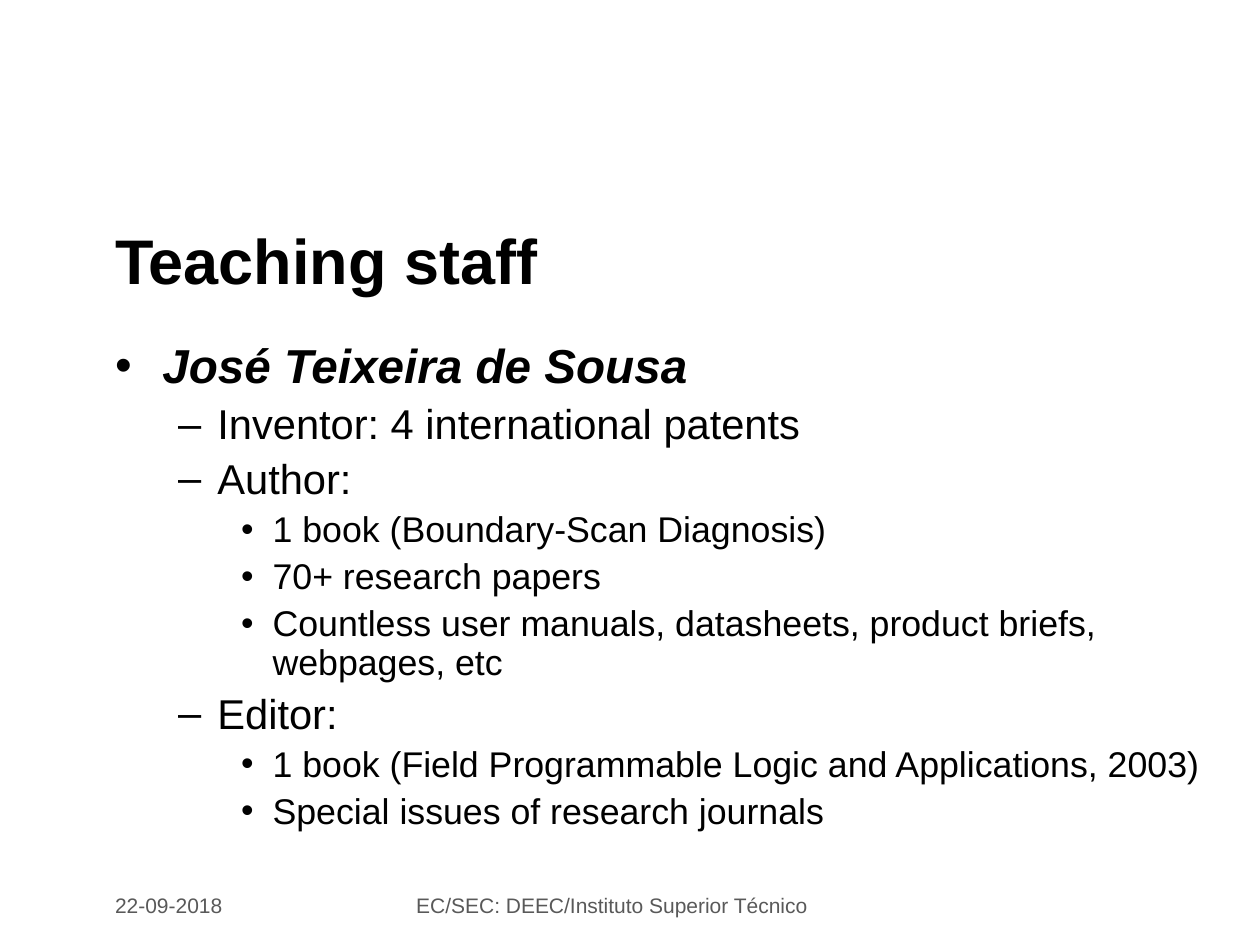
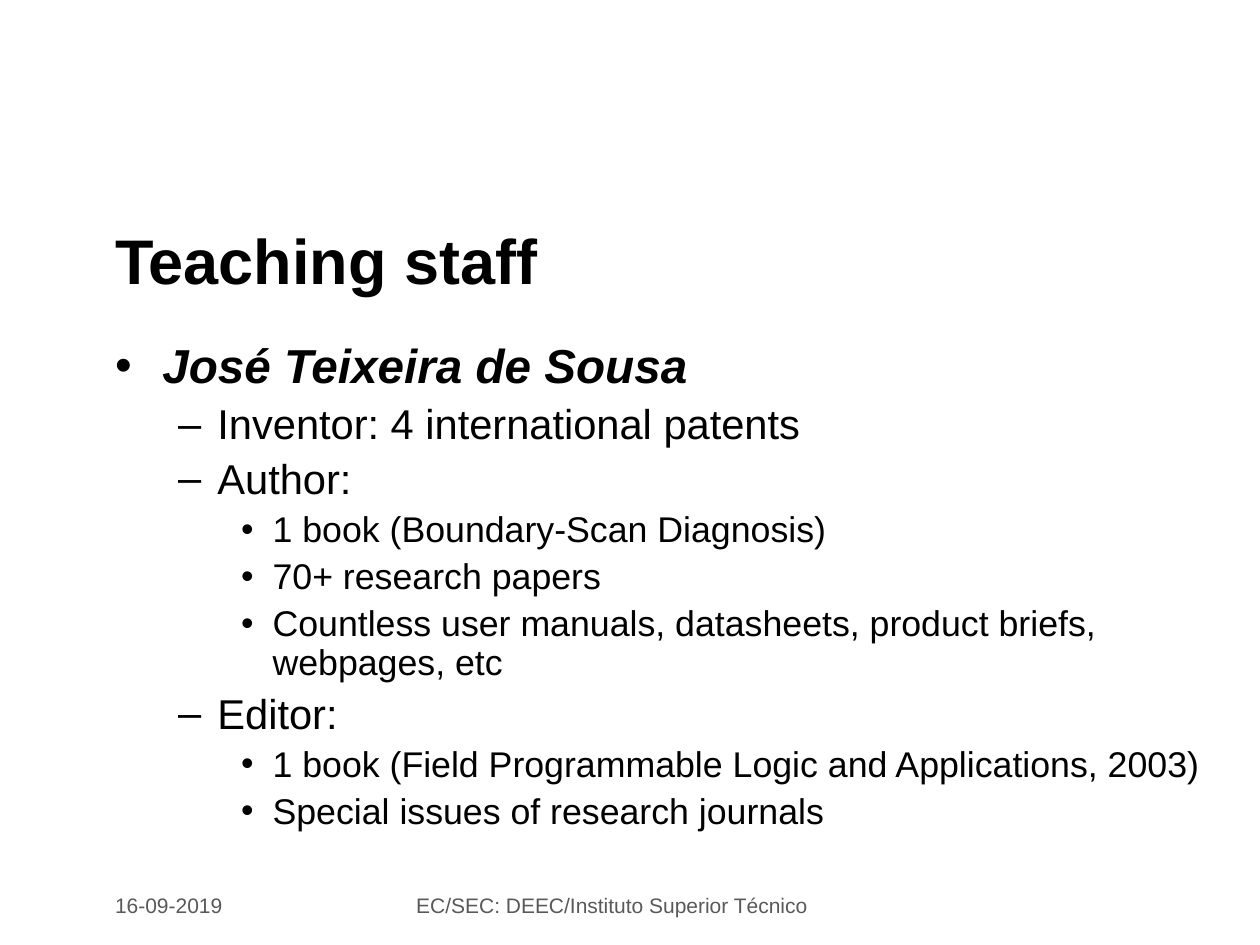
Before and after one commit to jjts/ist-sec, a slide deck: slide 3 of lectures/l1_intro/l1.odp. Drawn at 1260x945 pixels with LibreOffice and Linux fonts; fonts in the diff are those of the drawing; background and template pictures are left out. Boxes give left, top, right and bottom in pixels: in the first picture for what was removed or moved away, otherwise in the second. Text is boxed around its words. In the diff, an @@ line names an element or a change of style, - is before the commit and + after.

```diff
--- a/lectures/l1_intro/l1.odp
+++ b/lectures/l1_intro/l1.odp
@@ text at (115,898,222,913): text changed @@
-22-09-2018
+16-09-2019
```
Also in this commit, not shown: 9 other slides changed, 2 slides added, 1 slide removed, 2 other files.
